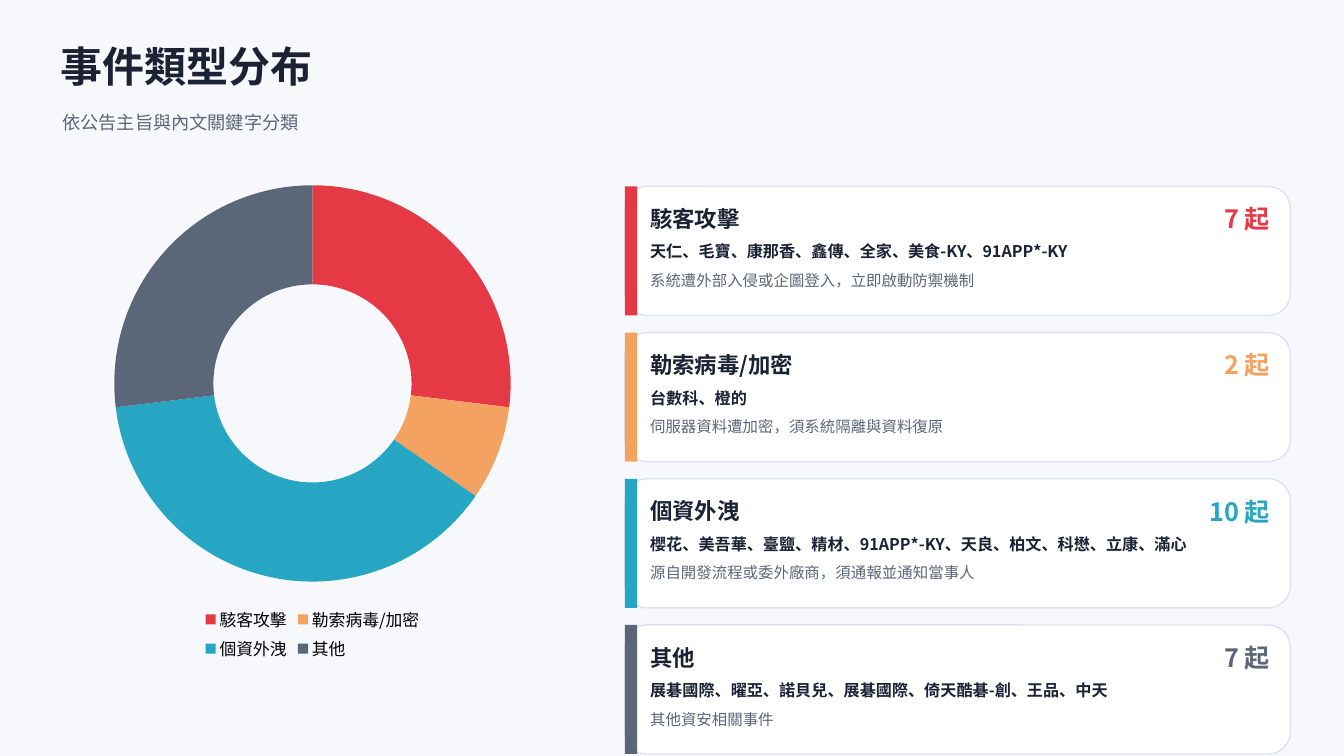
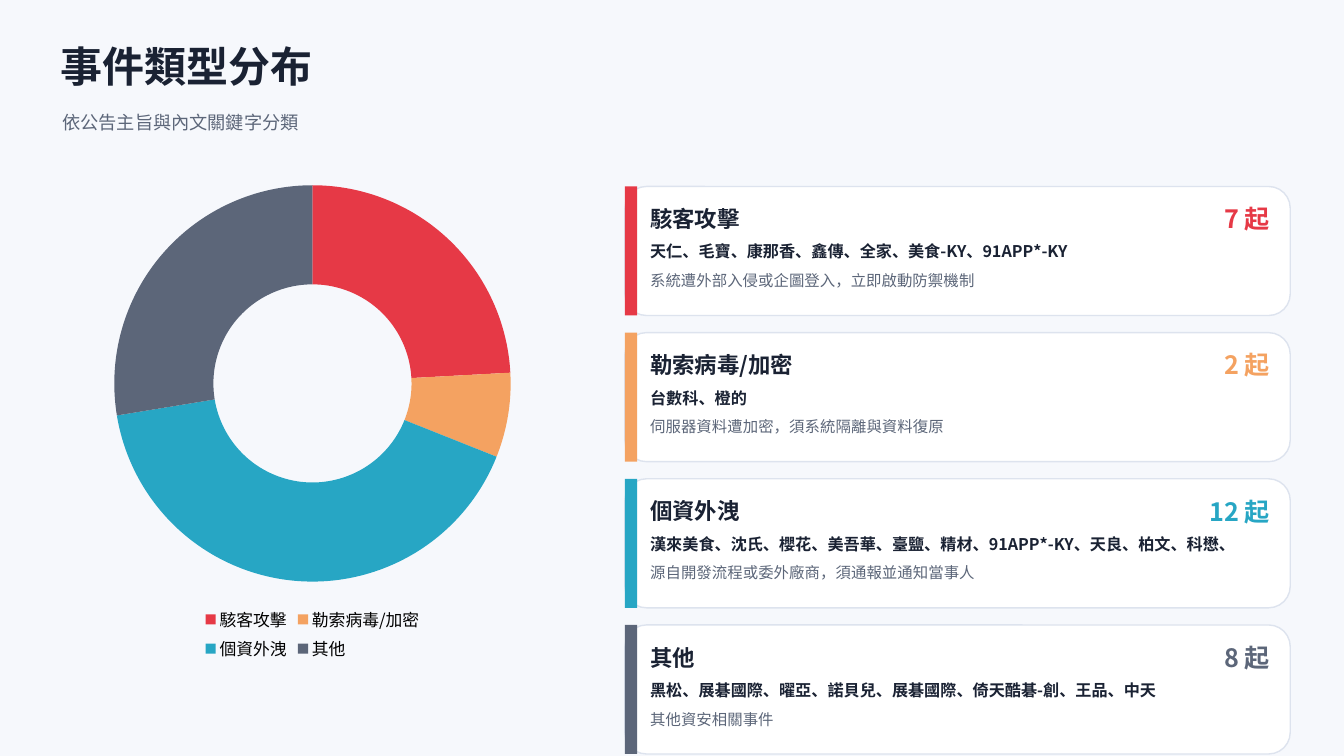
Before and after one commit to Johnnylin77/mops-isec-monitor, a slide deck: slide 3 of 資安事件因應分析.pptx. Drawn at 1344x756 pixels with LibreOffice and Linux fonts; fonts in the diff are those of the drawing. Boxes give left, top, right and bottom in pixels: in the first picture for what was removed or moved away, otherwise in the second. Text is boxed around its words. In the diff, an @@ line names an element or a change of style, - is before the commit and + after.

```diff
--- a/資安事件因應分析.pptx
+++ b/資安事件因應分析.pptx
@@ doughnut chart at bbox=[50, 171, 575, 665] @@
-Series 1: 27, 8, 38, 27
+Series 1: 24, 7, 41, 28
@@ text at bbox=[1209, 499, 1270, 524]: text changed @@
-10 起
+12 起
@@ text at bbox=[650, 536, 1235, 552]: text changed @@
-櫻花、美吾華、臺鹽、精材、91APP*-KY、天良、柏文、科懋、立康、滿心
+漢來美食、沈氏、櫻花、美吾華、臺鹽、精材、91APP*-KY、天良、柏文、科懋、
@@ text at bbox=[1224, 646, 1270, 670]: text changed @@
-7 起
+8 起
@@ text at bbox=[650, 682, 1156, 698]: text changed @@
-展碁國際、曜亞、諾貝兒、展碁國際、倚天酷碁-創、王品、中天
+黑松、展碁國際、曜亞、諾貝兒、展碁國際、倚天酷碁-創、王品、中天
```
Also in this commit, not shown: 10 other slides changed, 1 slide added, 2 other files.
